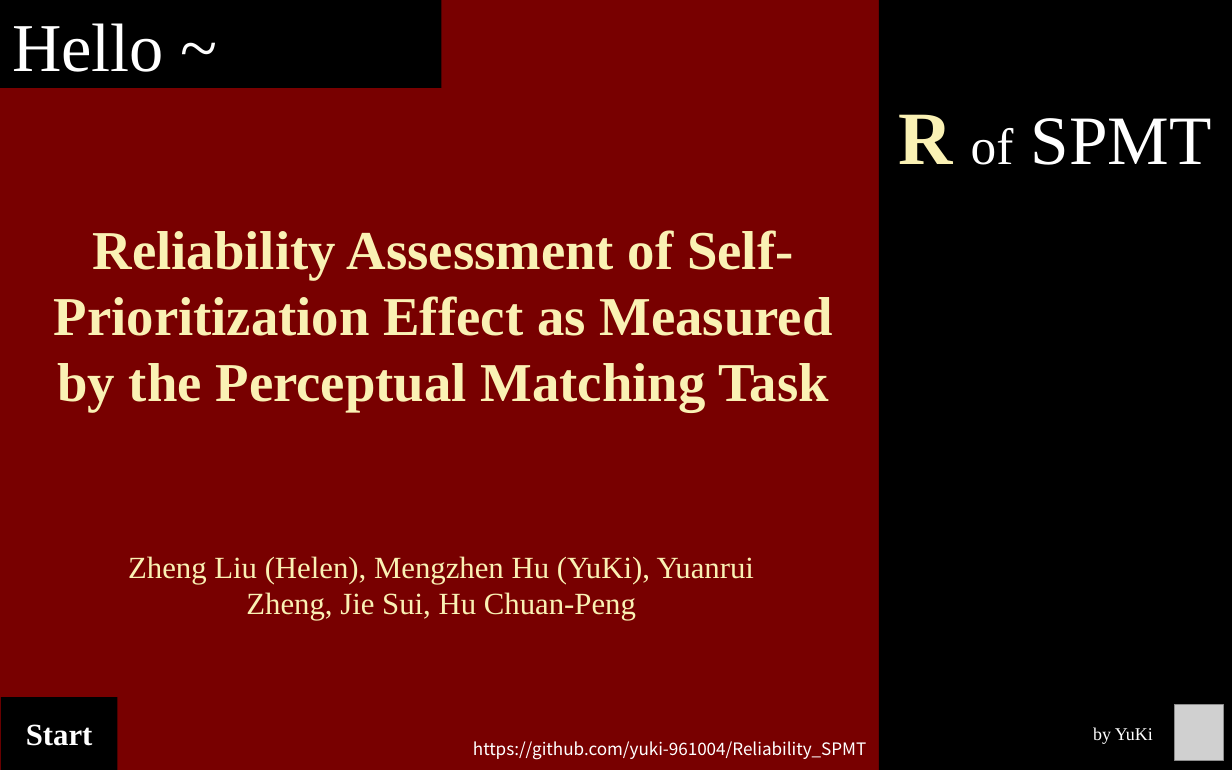
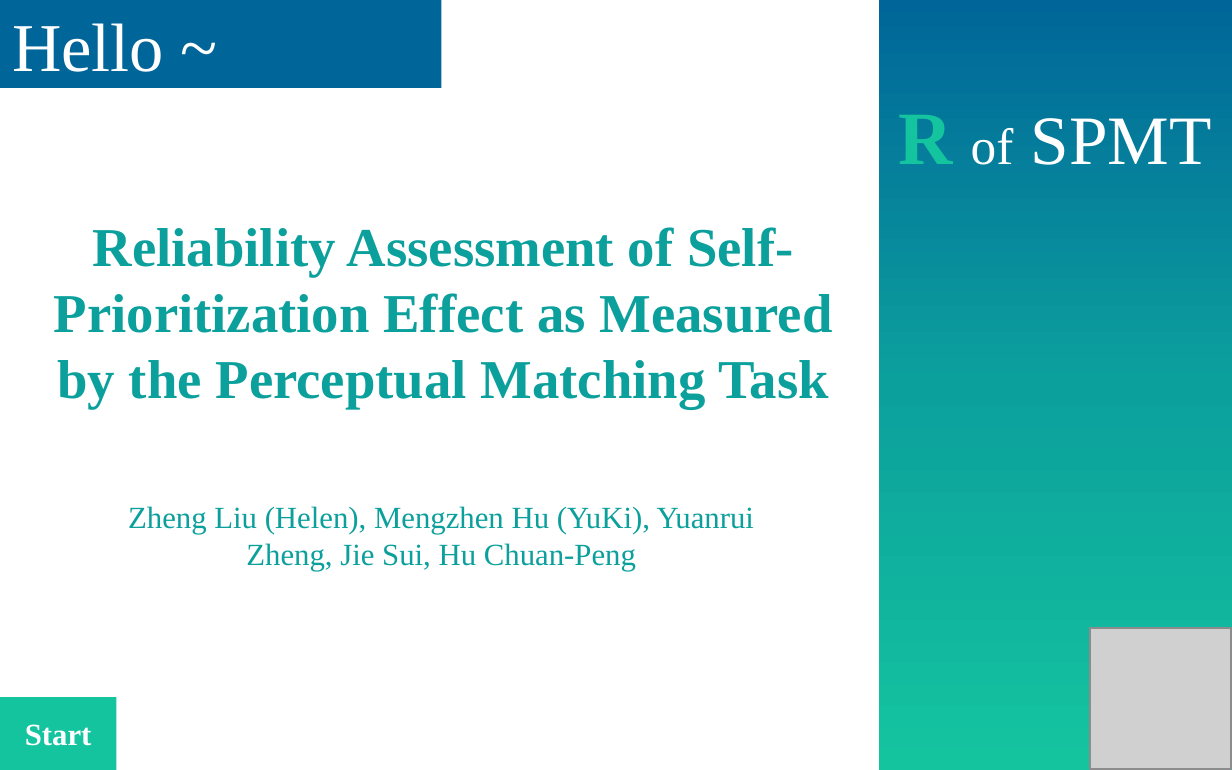
Before and after one commit to Chuan-Peng-Lab/ReliabilitySPE, a slide deck: slide 1 of 6_Reports/6_3_Phase_3/25th_NCP.pptx. Drawn at 1232x770 pixels with LibreOffice and Linux fonts; fonts in the diff are those of the drawing; grey boxes stand for pictures. Boxes give left, top, right and bottom in pixels: in the first picture for what was removed or moved away, otherwise in the second. Text is boxed around its words. In the diff, an @@ line names an element or a change of style, - is before the commit and + after.

```diff
--- a/6_Reports/6_3_Phase_3/25th_NCP.pptx
+++ b/6_Reports/6_3_Phase_3/25th_NCP.pptx
@@ background #780000 to #FFFFFF @@
@@ rectangle "Hello ~" at [0,0,441,87]: fill #000000 to #006699 @@
@@ rectangle "R of SPMT" at [878,0,1232,770]: text colour #FAF1B4 to #14C49F, letter outline #FAF1B4 0.75 pt to #FFFFFF 0.75 pt in "R"; fill #000000 to gradient #006699 to #0CA09D to #14C49F @@
@@ text "Reliability Assessment of Self-Prioritization Effect ..." at [54,227,832,408]: text colour #FAF1B4 to #0CA09D @@
@@ text "Zheng Liu (Helen), Mengzhen Hu ..." at [128,506,754,571]: text colour #FAF1B4 to #0CA09D @@
@@ text "Zheng Liu (Helen), Mengzhen Hu ...": place and size @@
-text "Zheng Liu (Helen), Mengzhen Hu ..." at [128,556,754,621]
+text "Zheng Liu (Helen), Mengzhen Hu ..." at [128,506,754,571]
@@ picture added at [1090,628,1231,769] @@
@@ rectangle "Start" at [0,697,116,770]: fill #000000 to #14C49F @@
@@ picture removed at [1174,705,1223,760] @@
@@ text removed at [473,741,866,760] @@
-https://github.com/yuki-961004/Reliability_SPMT
@@ text removed at [1093,727,1153,744] @@
-by YuKi
```
Also in this commit, not shown: 29 other slides changed, 2 other files.
